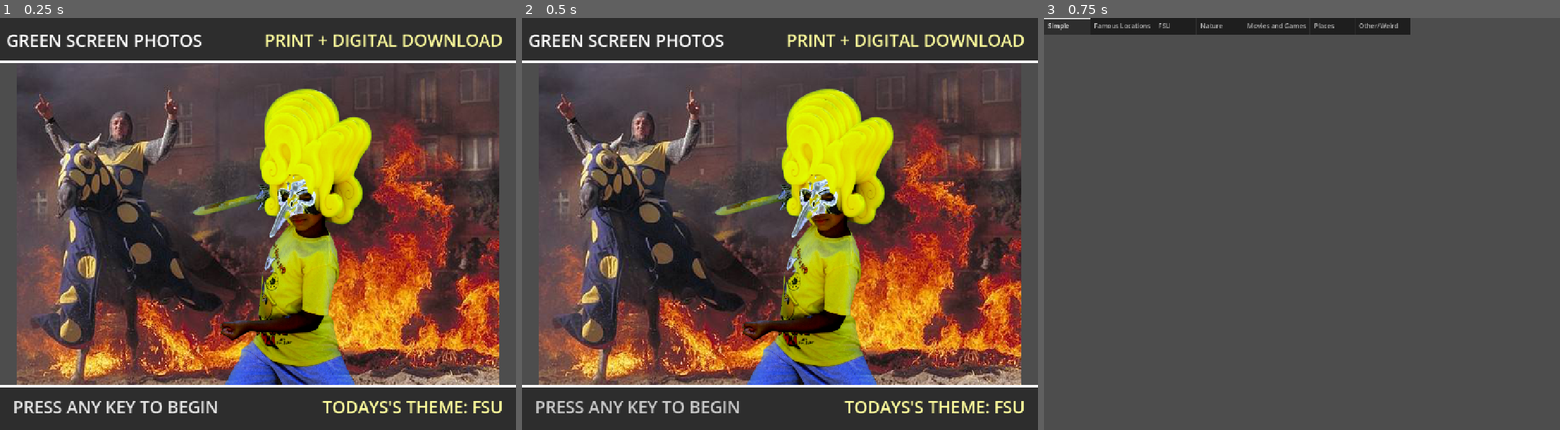
Above: before the commit, frames 1-3 (left to right).
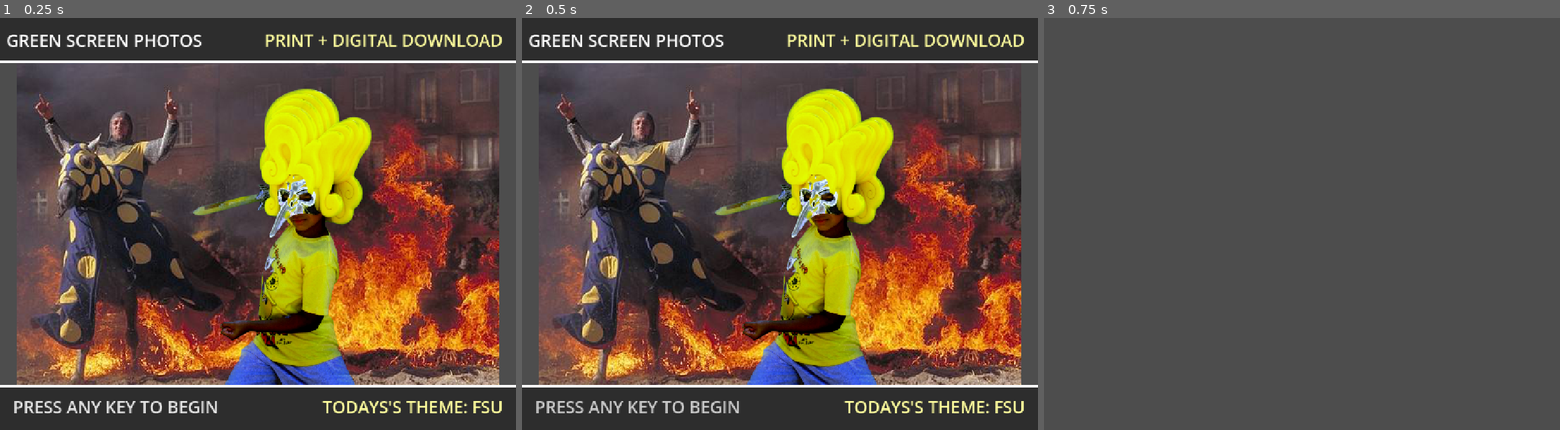
Above: after the commit, the same moments.

Repository: shaneriob-bit/kiosk-client
Game: Godot game, scene res://_scenes/main.tscn
The game is run twice, just before and just after one commit, with the same random seed, the same clock (stepped at 60 frames per second) and the same inputs.
Inputs:
- Up to frame 1 (0.25 s): no input
- Up to frame 2 (0.5 s): no input
- Up to frame 3 (0.75 s): tap Enter at 0.5 s

Frames 1-2 are identical in both runs. In frame 3, 2.7% of the frame differs, in the area x 0-71%, y 0-5%.
Error before the commit: Attempt to call function 'get_files' in base 'null instance' on a null instance. (res://_scripts/image_scroller.gd:30)

Commit message:
fix the disaster

Diff:
--- /dev/null
+++ b/_scenes/background_button.tscn
@@ -0,0 +1,90 @@
+[gd_scene format=3 uid="uid://clfr6l63pcnwo"]
+
+[ext_resource type="Texture2D" uid="uid://vfq1dqoyl6pi" path="res://bg_2.bmp" id="1_3letw"]
+[ext_resource type="StyleBox" uid="uid://c5fkh0johtvoq" path="res://_themes/background_selection_button.tres" id="2_gb8ou"]
+[ext_resource type="Script" uid="uid://bmjcdsptvnuat" path="res://_scripts/background_button.gd" id="2_p0a6t"]
+
+[sub_resource type="StyleBoxFlat" id="StyleBoxFlat_v4k5x"]
+bg_color = Color(0.6, 0.6, 0.6, 0)
+border_width_left = 6
+border_width_top = 6
+border_width_right = 6
+border_width_bottom = 6
+border_color = Color(7.315874e-06, 0.96053046, 0.37021276, 1)
+
+[node name="BackgroundSelectionButton" type="TextureButton" unique_id=1243590624]
+custom_minimum_size = Vector2(282, 244)
+offset_right = 282.0
+offset_bottom = 243.0
+toggle_mode = true
+texture_normal = ExtResource("1_3letw")
+ignore_texture_size = true
+stretch_mode = 4
+script = ExtResource("2_p0a6t")
+
+[node name="Panel" type="Panel" parent="." unique_id=992350221]
+visible = false
+layout_mode = 1
+anchors_preset = 15
+anchor_right = 1.0
+anchor_bottom = 1.0
+grow_horizontal = 2
+grow_vertical = 2
+mouse_filter = 2
+theme_override_styles/panel = SubResource("StyleBoxFlat_v4k5x")
+
+[node name="UpButton" type="Button" parent="Panel" unique_id=135818572]
+layout_mode = 1
+anchors_preset = 3
+anchor_left = 1.0
+anchor_top = 1.0
+anchor_right = 1.0
+anchor_bottom = 1.0
+offset_left = -37.0
+offset_top = -116.0
+offset_right = -7.0
+offset_bottom = -71.0
+grow_horizontal = 0
+grow_vertical = 0
+theme_override_colors/font_color = Color(0, 0, 0, 1)
+theme_override_styles/normal = ExtResource("2_gb8ou")
+text = "↑
+"
+
+[node name="DownButton" type="Button" parent="Panel" unique_id=1121233537]
+layout_mode = 1
+anchors_preset = 3
+anchor_left = 1.0
+anchor_top = 1.0
+anchor_right = 1.0
+anchor_bottom = 1.0
+offset_left = -37.0
+offset_top = -54.0
+offset_right = -7.0
+offset_bottom = -9.0
+grow_horizontal = 0
+grow_vertical = 0
+theme_override_colors/font_color = Color(0, 0, 0, 1)
+theme_override_styles/normal = ExtResource("2_gb8ou")
+text = "↓"
+
+[node name="Count" type="Label" parent="Panel" unique_id=856050378]
+layout_mode = 1
+anchors_preset = 3
+anchor_left = 1.0
+anchor_top = 1.0
+anchor_right = 1.0
+anchor_bottom = 1.0
+offset_left = -30.0
+offset_top = -75.0
+offset_right = -13.0
+offset_bottom = -52.0
+grow_horizontal = 0
+grow_vertical = 0
+text = "0"
+horizontal_alignment = 1
+vertical_alignment = 1
+
+[connection signal="toggled" from="." to="." method="_on_toggled"]
+[connection signal="pressed" from="Panel/UpButton" to="." method="_on_up_button_pressed"]
+[connection signal="pressed" from="Panel/DownButton" to="." method="_on_down_button_pressed"]
--- a/_scenes/order_screen.tscn
+++ b/_scenes/order_screen.tscn
@@ -10,15 +10,19 @@
 anchor_bottom = 1.0
 grow_horizontal = 2
 grow_vertical = 2
+size_flags_horizontal = 3
+size_flags_vertical = 3
 
 [node name="BackgroundSelection" type="ScrollContainer" parent="." unique_id=1131618317]
 custom_minimum_size = Vector2(1280, 1024)
-custom_maximum_size = Vector2(1280, 984)
+custom_maximum_size = Vector2(920, 984)
 layout_mode = 0
 offset_left = -1.0
 offset_top = 42.0
 offset_right = 1279.0
 offset_bottom = 1026.0
+offset_right = 921.0
+offset_bottom = 1024.0
 script = ExtResource("1_cjxwk")
 
 [node name="VBoxContainer" type="VBoxContainer" parent="BackgroundSelection" unique_id=337036487]
@@ -28,13 +32,6 @@
 layout_mode = 0
 offset_right = 1280.0
 offset_bottom = 40.0
-current_tab = 0
-tab_count = 7
-tab_0/title = "Simple"
-tab_1/title = "Famous Locations"
-tab_2/title = "FSU"
-tab_3/title = "Nature"
-tab_4/title = "Movies and Games"
-tab_5/title = "Places"
-tab_6/title = "Other/Weird"
 script = ExtResource("1_s2mde")
+
+[connection signal="tab_changed" from="TabBar" to="BackgroundSelection" method="_on_tab_bar_tab_changed"]
--- /dev/null
+++ b/_scripts/background_button.gd
@@ -0,0 +1,21 @@
+extends TextureButton
+
+var count : int = 0
+
+func _on_toggled(toggled_on: bool) -> void:
+	$Panel.visible = toggled_on
+	if toggled_on == false:
+		count = 0
+		update_count_label()
+
+func update_count_label():
+	$Panel/Count.text = str(count)
+
+func _on_up_button_pressed() -> void:
+	count += 1
+	update_count_label()
+
+func _on_down_button_pressed() -> void:
+	if count > 0:
+		count -= 1
+		update_count_label()
--- a/_scripts/background_selection.gd
+++ b/_scripts/background_selection.gd
@@ -1,19 +1,112 @@
 extends ScrollContainer
+
+var background_selection_button_scene = preload("res://_scenes/background_button.tscn")
 
 func _ready() -> void:
 	var backgrounds_path = "user://backgrounds"
+	var background_folder = DirAccess.open(backgrounds_path)
 
+	if not background_folder:
+		return
 
+	background_folder.list_dir_begin()
+	var next_section = background_folder.get_next()
 
-	var background_folder = DirAccess.open(backgrounds_path)
-	var next_file = background_folder.get_next()
+	var sections = []
+	while next_section != "":
+		# Skip hidden folders like . and ..
+		if not next_section.begins_with("."):
+			sections.append(next_section)
+		next_section = background_folder.get_next()
+	background_folder.list_dir_end()
 
-	while next_file != "":
-		# create the labels and grid arrays
+	var tab_bar = $"../TabBar"
+	var ordered_names = tab_bar.get_ordered_names()
+
+	sections.sort_custom(func(a, b):
+		var index_a = ordered_names.find(a)
+		var index_b = ordered_names.find(b)
+
+		# If a section isn't in the JSON array, give it a high index so it sorts to the end
+		if index_a == -1:
+			index_a = 99999
+		if index_b == -1:
+			index_b = 99999
+
+		return index_a < index_b
+	)
+
+	# Now loop through the properly sorted sections and add them sequentially
+	for section in sections:
+		# Create the label
 		var label = Label.new()
-		label.text = next_file
+		label.text = section
+		label.name = section
 		$VBoxContainer.add_child(label)
 
+		# Create the grid container
 		var grid_container = GridContainer.new()
-		grid_container.name = next_file
+		grid_container.name = section
+		grid_container.columns = 3
 		$VBoxContainer.add_child(grid_container)
+
+		# Get the photos and add them to the grid container
+		var section_images = DirAccess.open("user://backgrounds/" + section)
+		if section_images:
+			section_images.list_dir_begin()
+			var next_image = section_images.get_next()
+
+			while next_image != "":
+				if not next_image.begins_with("."):
+					var img : Image = Image.new()
+					img.load("user://backgrounds/" + section + "/" + next_image)
+					img.resize(282, 244)
+					var texture_img = ImageTexture.create_from_image(img)
+
+					var texture_button : TextureButton = background_selection_button_scene.instantiate()
+					texture_button.texture_normal = texture_img
+					grid_container.add_child(texture_button)
+					texture_button.name = next_image
+
+				next_image = section_images.get_next()
+			section_images.list_dir_end()
+
+	update_scroll_container_width()
+
+func _on_tab_bar_tab_changed(tab: int) -> void:
+	var ordered_names = $"../TabBar".get_ordered_names()
+	var tab_name = ordered_names[tab]
+	var label_node = $VBoxContainer.get_node(tab_name)
+	self.scroll_vertical = label_node.position.y
+
+func update_scroll_container_width() -> void:
+	# Wait a frame for UI nodes to resolve their minimum sizes
+	await get_tree().process_frame
+
+	var max_content_width: float = 0.0
+
+	# Find the widest control inside VBoxContainer
+	for child in $VBoxContainer.get_children():
+		if child is Control:
+			var child_width = child.get_combined_minimum_size().x
+			if child_width > max_content_width:
+				max_content_width = child_width
+
+	# Fetch the vertical scrollbar
+	var v_scroll = get_v_scroll_bar()
+	var scrollbar_width: float = 0.0
+
+	# Check if vertical scrolling is enabled/needed
+	if vertical_scroll_mode != ScrollContainer.SCROLL_MODE_DISABLED:
+		# get_combined_minimum_size().x ensures we get the minimum width of the scrollbar theme element
+		scrollbar_width = v_scroll.get_combined_minimum_size().x
+
+		# Optional: Add any extra theme separation between content and scrollbar if set
+		if has_theme_constant("v_scroll_bar_separation"):
+			scrollbar_width += get_theme_constant("v_scroll_bar_separation")
+
+	# Total width = widest child content + scrollbar width
+	var total_width = max_content_width + scrollbar_width
+
+	self.custom_minimum_size.x = total_width
+	self.size.x = total_width
--- a/_scripts/image_scroller.gd
+++ b/_scripts/image_scroller.gd
@@ -26,37 +26,85 @@
 func _ready() -> void:
 	screen_center = get_viewport_rect().size / 2.0
 
-	var preview_dir = DirAccess.open("user://previews")
-	var preview_files = preview_dir.get_files()
+	const PREVIEW_DIR_PATH := "user://previews"
 
-	var img = Image.new()
-	img.load("user://previews/" + preview_files[0])
-	img.resize(1200, 800)
-	var texture_img = ImageTexture.create_from_image(img)
-	$ScrollingImage.texture = texture_img
+	# 1. Check if directory exists before attempting to open
+	if not DirAccess.dir_exists_absolute(PREVIEW_DIR_PATH):
+		push_warning("Directory does not exist: %s" % PREVIEW_DIR_PATH)
+		return
 
-	if preview_files.size() > 1:
-		for i in range(1, preview_files.size()):
-			var sprite_new = $ScrollingImage.duplicate()
-			img.load("user://previews/" + preview_files[i])
-			img.resize(1200, 800)
-			texture_img = ImageTexture.create_from_image(img)
-			sprite_new.texture = texture_img
-			add_child(sprite_new)
-	scrolling_image_array = get_children()
+	var preview_dir := DirAccess.open(PREVIEW_DIR_PATH)
+	if preview_dir == null:
+		push_error("Failed to open directory: %s (Error: %s)" % [PREVIEW_DIR_PATH, DirAccess.get_open_error()])
+		return
+
+	# 2. Get files and handle empty directory cases
+	var preview_files := preview_dir.get_files()
+	if preview_files.is_empty():
+		push_warning("No files found in directory: %s" % PREVIEW_DIR_PATH)
+		return
+
+	# 3. Filter out non-image files if necessary (e.g. .import files or hidden OS files)
+	var valid_files: Array[String] = []
+	for file_name in preview_files:
+		if not file_name.ends_with(".import") and (file_name.ends_with(".png") or file_name.ends_with(".jpg") or file_name.ends_with(".webp")):
+			valid_files.append(file_name)
+
+	if valid_files.is_empty():
+		push_warning("No supported image files found in: %s" % PREVIEW_DIR_PATH)
+		return
+
+	# 4. Safely load images into sprites
+	var loaded_sprites: Array[Node] = []
+
+	for i in range(valid_files.size()):
+		var file_path := PREVIEW_DIR_PATH.path_join(valid_files[i])
+		var img := Image.new()
+		var error := img.load(file_path)
+
+		# Guard against corrupted or invalid image files
+		if error != OK:
+			push_error("Failed to load image at path '%s'. Error code: %s" % [file_path, error])
+			continue
+
+		img.resize(1200, 800)
+		var texture_img := ImageTexture.create_from_image(img)
+
+		var sprite: Sprite2D
+		if loaded_sprites.is_empty():
+			# Configure initial baseline sprite
+			sprite = $ScrollingImage
+			sprite.texture = texture_img
+		else:
+			# Duplicate baseline sprite for additional images
+			sprite = $ScrollingImage.duplicate()
+			sprite.texture = texture_img
+			add_child(sprite)
+
+		loaded_sprites.append(sprite)
+
+	scrolling_image_array = loaded_sprites
+
+	# 5. Position loaded sprites
 	for i in range(scrolling_image_array.size()):
-		var sprite = scrolling_image_array[i]
-		var position_x = (1200 * i) + screen_center.x - 2400
-		sprite.position = Vector2(position_x, screen_center.y)
+		var sprite := scrolling_image_array[i] as Node2D
+		if sprite:
+			var position_x := (1200 * i) + screen_center.x - 2400
+			sprite.position = Vector2(position_x, screen_center.y)
 
 
 func _physics_process(_delta: float) -> void:
+	if scrolling_image_array.is_empty():
+		return
+
 	for sprite in scrolling_image_array:
-		sprite.position.x -= 1
+		if sprite is Node2D:
+			sprite.position.x -= 1
 
-	var leftmost_sprite : Node2D = get_leftmost_sprite()
-	var rightmost_sprite : Node2D = get_rightmost_sprite()
+	var leftmost_sprite := get_leftmost_sprite()
+	var rightmost_sprite := get_rightmost_sprite()
 
-	if leftmost_sprite.position.x <= -1800:
-		# swap leftmost and rightmost sprites
-		leftmost_sprite.position.x = rightmost_sprite.position.x + 1200
+	# Guard against null references before modifying positions
+	if leftmost_sprite and rightmost_sprite:
+		if leftmost_sprite.position.x <= -1800:
+			leftmost_sprite.position.x = rightmost_sprite.position.x + 1200
--- a/_scripts/order_screen.gd
+++ b/_scripts/order_screen.gd
@@ -3,3 +3,5 @@
 func _state_changed(state):
 	if state != StateManager.ProgramStates.HOME:
 		self.visible = true
+	else:
+		self.visible = false
--- a/_scripts/state_manager.gd
+++ b/_scripts/state_manager.gd
@@ -23,3 +23,7 @@
 
 func change_state(state):
 	get_tree().call_group("GroupListener", "_state_changed", state)
+
+func _input(_event: InputEvent) -> void:
+	# reset the timer
+	idle_timer.start(30)
--- a/_scripts/tab_bar.gd
+++ b/_scripts/tab_bar.gd
@@ -1,7 +1,59 @@
 extends TabBar
 
-# Called when the node enters the scene tree for the first time.
-func _ready() -> void:
+var ordered_names: Array = []
+
+func _init() -> void:
+	var bg_dir = "user://backgrounds"
+	var config_file = "user://config/section-order.json"
+
+	# 1. Safely handle directory access
+	var section_names = []
+	if DirAccess.dir_exists_absolute(bg_dir):
+		section_names = DirAccess.get_directories_at(bg_dir)
+	else:
+		push_warning("Directory not found: ", bg_dir)
+
+	# 2. Safely handle file access
+	if FileAccess.file_exists(config_file):
+		var order_file = FileAccess.open(config_file, FileAccess.READ)
+
+		# Ensure the file actually opened successfully
+		if order_file:
+			var json_string = order_file.get_as_text()
+			order_file.close()
+
+			var json = JSON.new()
+			var error = json.parse(json_string)
+
+			if error == OK:
+				# Ensure the parsed data is a Dictionary and contains our key
+				if typeof(json.data) == TYPE_DICTIONARY and json.data.has("section-order"):
+					var parsed_array = json.data["section-order"]
+					if typeof(parsed_array) == TYPE_ARRAY:
+						ordered_names = parsed_array
+					else:
+						push_error("JSON 'section-order' is not an Array.")
+				else:
+					push_error("JSON data is not a Dictionary or missing 'section-order' key.")
+			else:
+				push_error("JSON Parse Error: ", json.get_error_message(), " at line ", json.get_error_line())
+		else:
+			push_error("Failed to open file: ", config_file)
+	else:
+		push_warning("Config file not found: ", config_file)
+
+	# 3. Add tabs based on the JSON array order
+	for section_name in ordered_names:
+		# Only add the tab if a corresponding directory was actually found
+		if section_name in section_names:
+			add_tab(section_name)
+
+	# (Optional fail-safe) Add any background directories that exist but weren't listed in the JSON config
+	for section_name in section_names:
+		if not section_name in ordered_names:
+			add_tab(section_name)
+
+	# "make all the tabs the same size"
 	var longest_string_length = 0
 	for i in tab_count:
 		var tab_text = get_tab_title(i)
@@ -10,6 +62,9 @@
 
 	for i in tab_count:
 		var tab_text = get_tab_title(i)
-		if tab_text.length() < longest_string_length:
-			for k in (longest_string_length - tab_text.length()):
-				set_tab_title(i, get_tab_title(i) + " ")
+		var length_diff = longest_string_length - tab_text.length()
+		if length_diff > 0:
+			set_tab_title(i, tab_text + " ".repeat(length_diff))
+
+func get_ordered_names() -> Array:
+	return ordered_names
--- /dev/null
+++ b/_themes/background_selection_button.tres
@@ -0,0 +1,8 @@
+[gd_resource type="StyleBoxFlat" format=3 uid="uid://c5fkh0johtvoq"]
+
+[resource]
+bg_color = Color(1, 1, 1, 1)
+corner_radius_top_left = 16
+corner_radius_top_right = 16
+corner_radius_bottom_right = 16
+corner_radius_bottom_left = 16
Not shown, added: _scripts/background_button.gd.uid
Binary file added: bg_2.bmp
Not shown, added: bg_2.bmp.import
